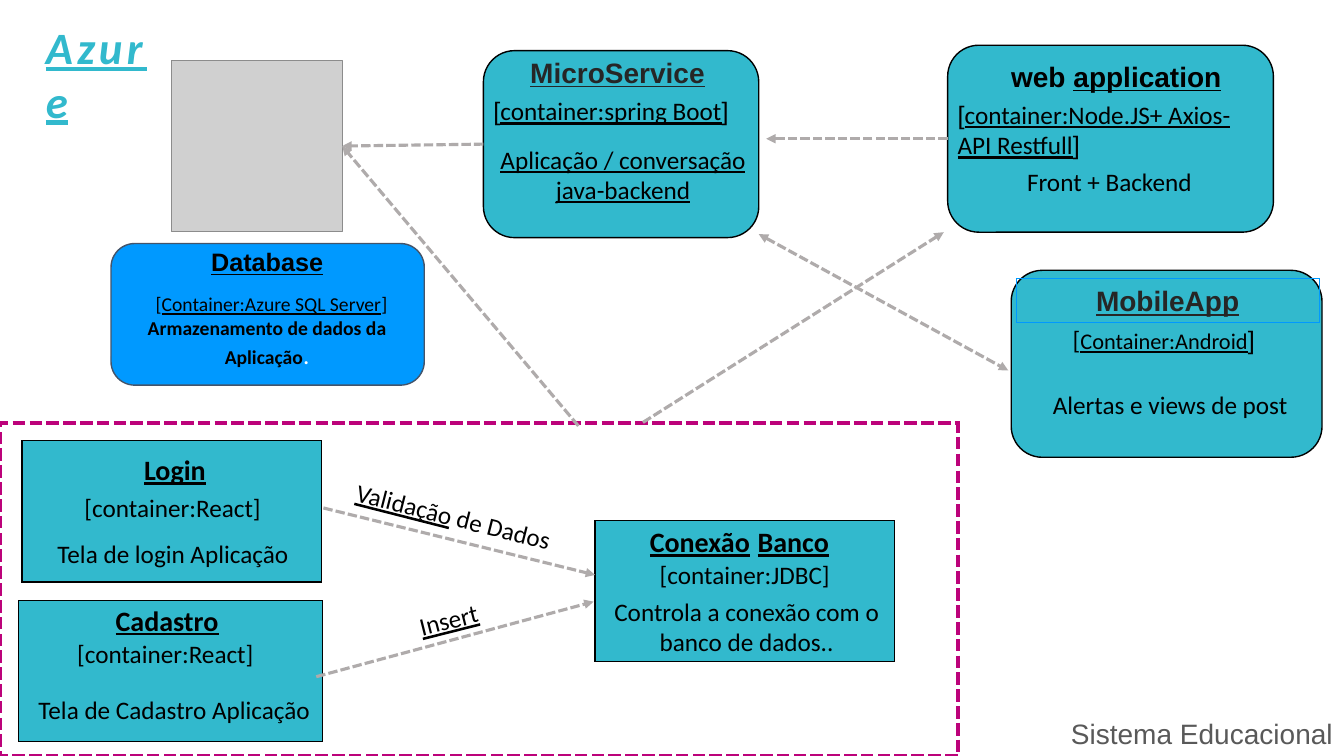
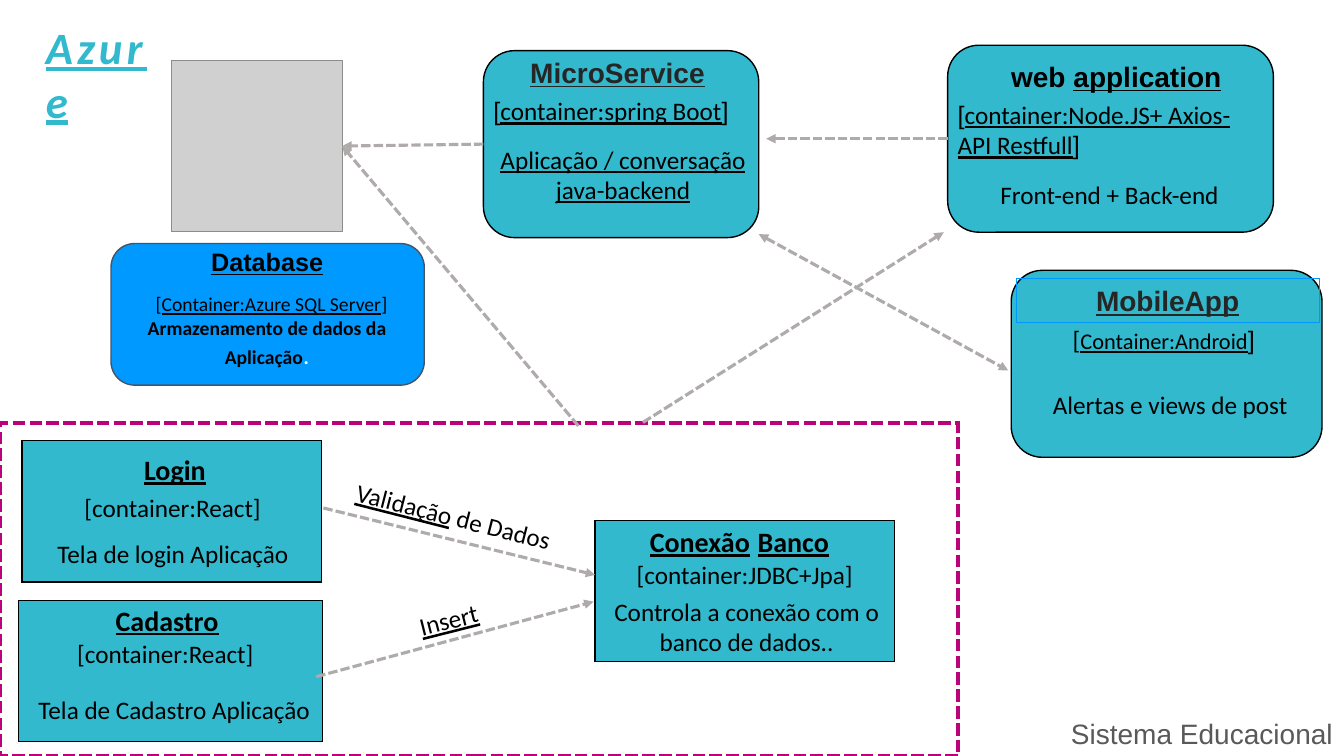
Before and after one commit to Fabicaneyu/JustDoIT, a slide deck: slide 4 of EngenhariaSoftware/Diagrama-Gerson(Componentes)/Diagrama(Aula Gerson).pptx. Drawn at 1344x756 pixels with LibreOffice and Linux fonts; fonts in the diff are those of the drawing; grey boxes stand for pictures. Boxes give left, top, right and bottom in pixels: in the first picture for what was removed or moved away, otherwise in the second. Text is boxed around its words. In the diff, an @@ line names an element or a change of style, - is before the commit and + after.

```diff
--- a/EngenhariaSoftware/Diagrama-Gerson(Componentes)/Diagrama(Aula Gerson).pptx
+++ b/EngenhariaSoftware/Diagrama-Gerson(Componentes)/Diagrama(Aula Gerson).pptx
@@ text at bbox=[1000, 186, 1219, 204]: text changed @@
-Front + Backend
+Front-end + Back-end
@@ text at bbox=[637, 565, 853, 588]: text changed @@
-[container:JDBC]
+[container:JDBC+Jpa]
```
Also in this commit, not shown: 3 other slides changed.
